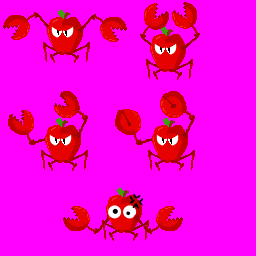
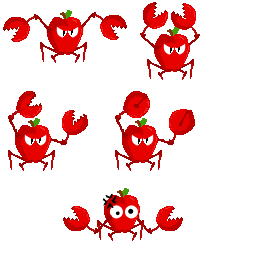
Layer changes from the first 256×256 image to the second:
painted on "Layer 6 copy 3" over [3, 10, 127, 63]
painted on "Layer 6 copy 4" over [115, 91, 195, 171]
painted on "Layer 6 copy 2" over [8, 91, 88, 171]
removed layer "Layer 6" over [133, 206, 183, 234]
removed layer "Layer 11" over [129, 193, 144, 209]
removed layer "Layer 9" over [112, 208, 131, 216]
removed layer "Layer 8 copy" over [123, 205, 137, 219]
removed layer "Layer 8" over [108, 205, 122, 219]
removed layer "left_arm copy 3" over [102, 188, 149, 241]
painted on "Layer 6 copy" over [64, 188, 183, 241]
painted on "left_arm copy" over [140, 2, 200, 80]
hid "Layer 0" over [0, 0, 256, 256]
hid "Layer 3" over [0, 0, 96, 96]
